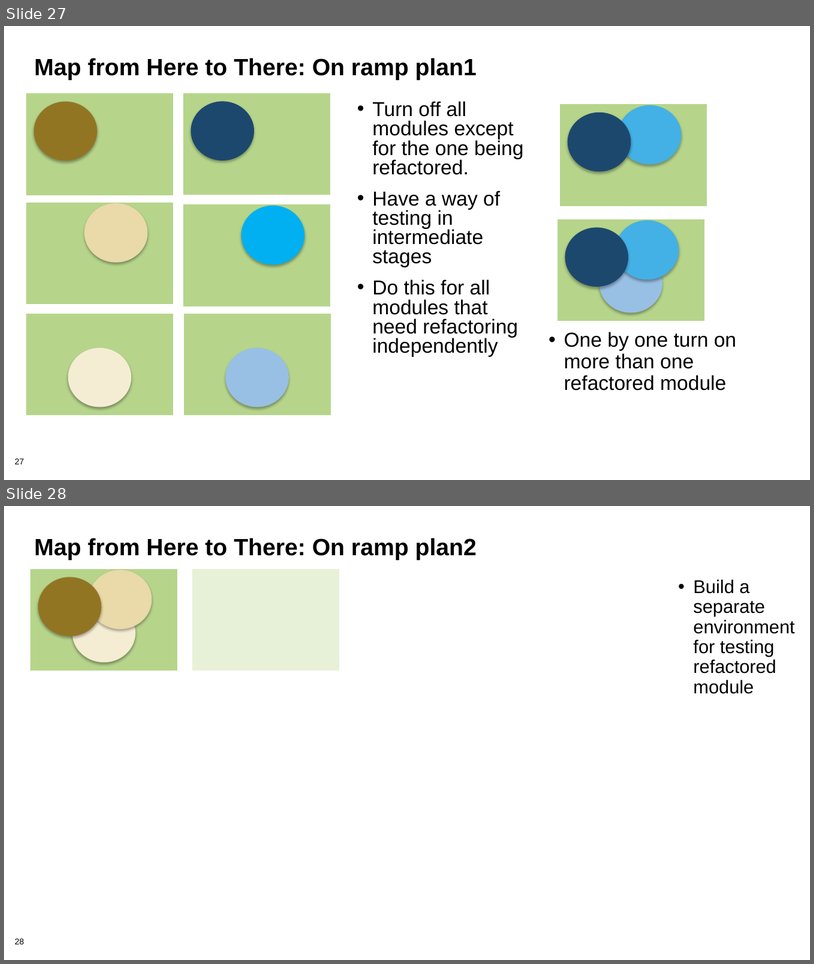
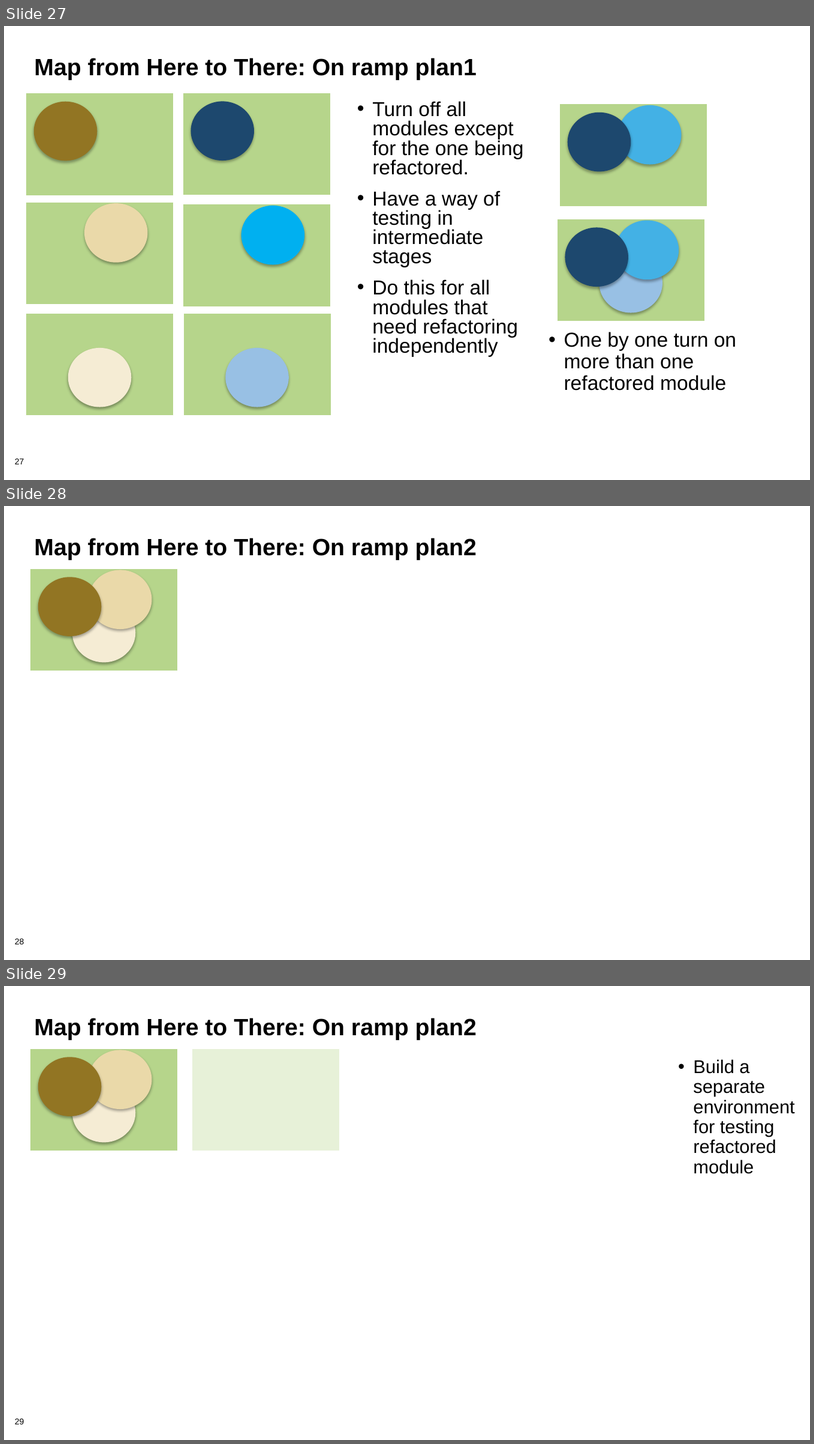
Before and after one commit to bssw-tutorial/presentations, a slide deck: refactoring.pptx. Shown one above the other, each under a label of ours: slides 27 and 28 before the commit, slides 27, 28 and 29 after it. The pictures are 814x964 and 814x1444 pixels, drawn with LibreOffice and Linux fonts; fonts in the diff are those of the drawing; background and template pictures are left out. Boxes give left, top, right and bottom in pixels: in the first picture for what was removed or moved away, otherwise in the second. Text is boxed around its words. In the diff, an @@ line names an element or a change of style, - is before the commit and + after.

```diff
--- a/refactoring.pptx
+++ b/refactoring.pptx
@@ slide 28 added at box(4, 506, 810, 960), background #FFFFFF; not listed: 1 template element that a slide beside it also shows @@
@@ title added at box(34, 538, 477, 560), 28 pt, text #000000, bold @@
+Map from Here to There: On ramp plan2
@@ group added at box(30, 569, 177, 671): 3 ellipses, 1 rectangle @@
@@ what was slide 28 is now slide 29 @@
```
Also in this commit, not shown: 3 other files.
